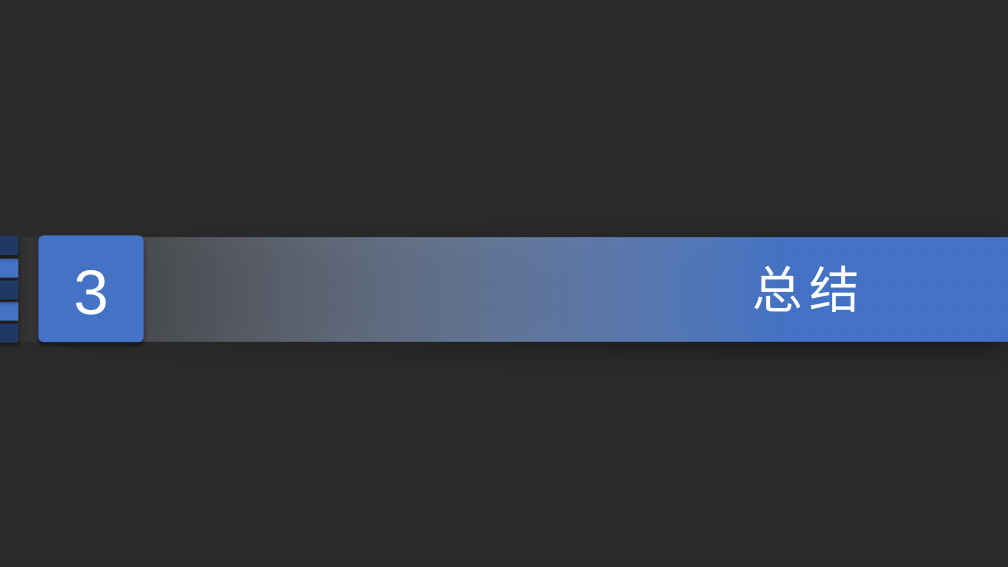
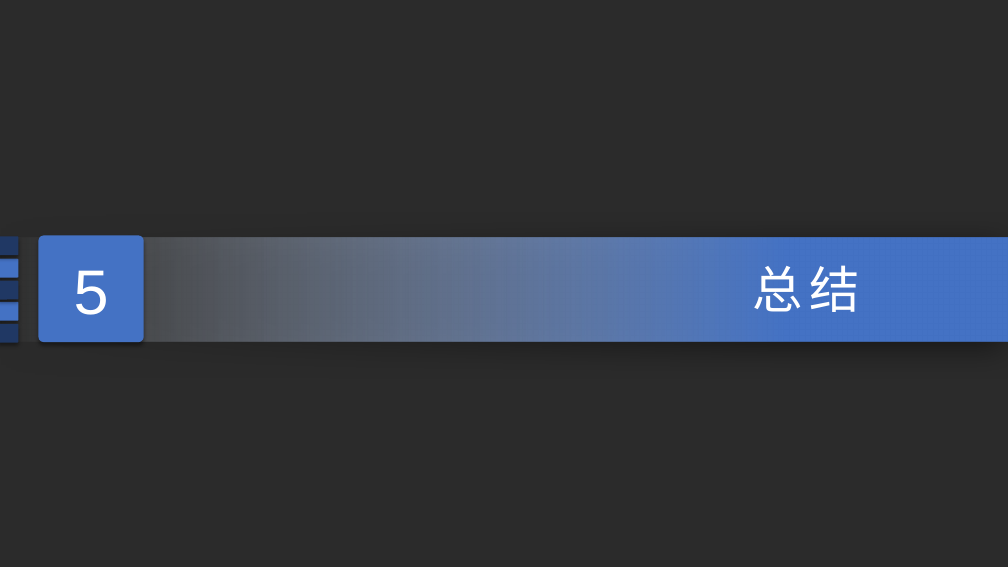
Before and after one commit to liujianhang1314/youGou, a slide deck: slide 16 of 刘建行.pptx (slide 13 before the commit). Drawn at 1008x567 pixels with LibreOffice and Linux fonts; fonts in the diff are those of the drawing; background and template pictures are left out; a plain dark background stands for a picture behind light text. Boxes give left, top, right and bottom in pixels: in the first picture for what was removed or moved away, otherwise in the second. Text is boxed around its words. In the diff, an @@ line names an element or a change of style, - is before the commit and + after.

```diff
--- a/刘建行.pptx
+++ b/刘建行.pptx
@@ text in rounded rectangle at <box>74,270,109,315</box>: text changed @@
-3
+5
```
Also in this commit, not shown: 6 other slides changed, 5 slides added, 2 slides removed, 19 other files.
